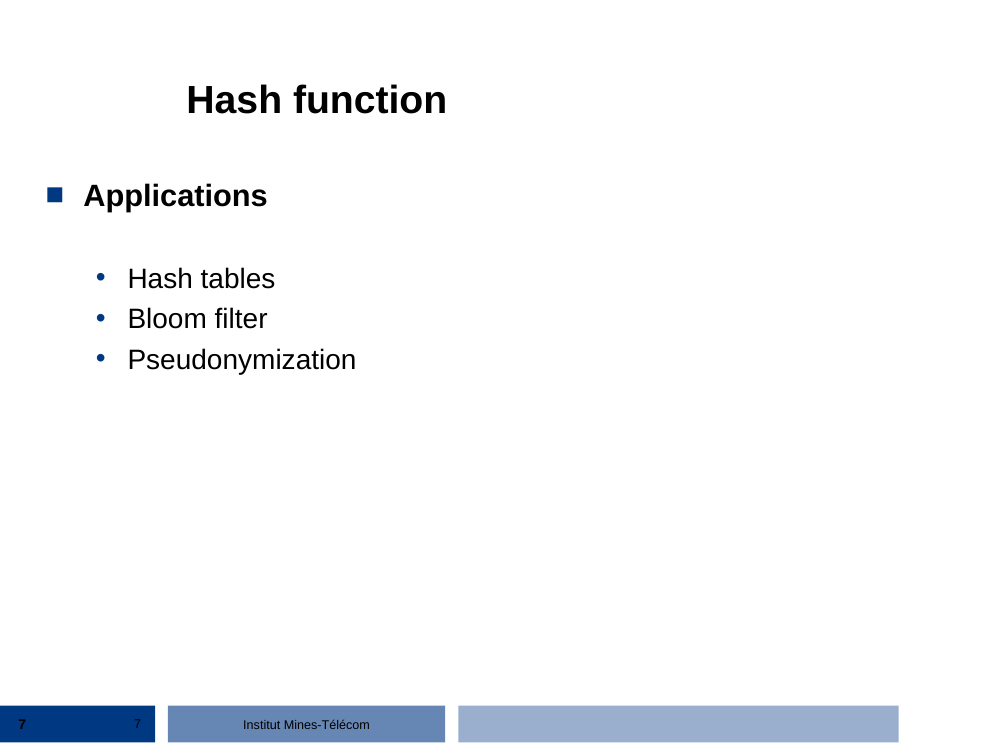
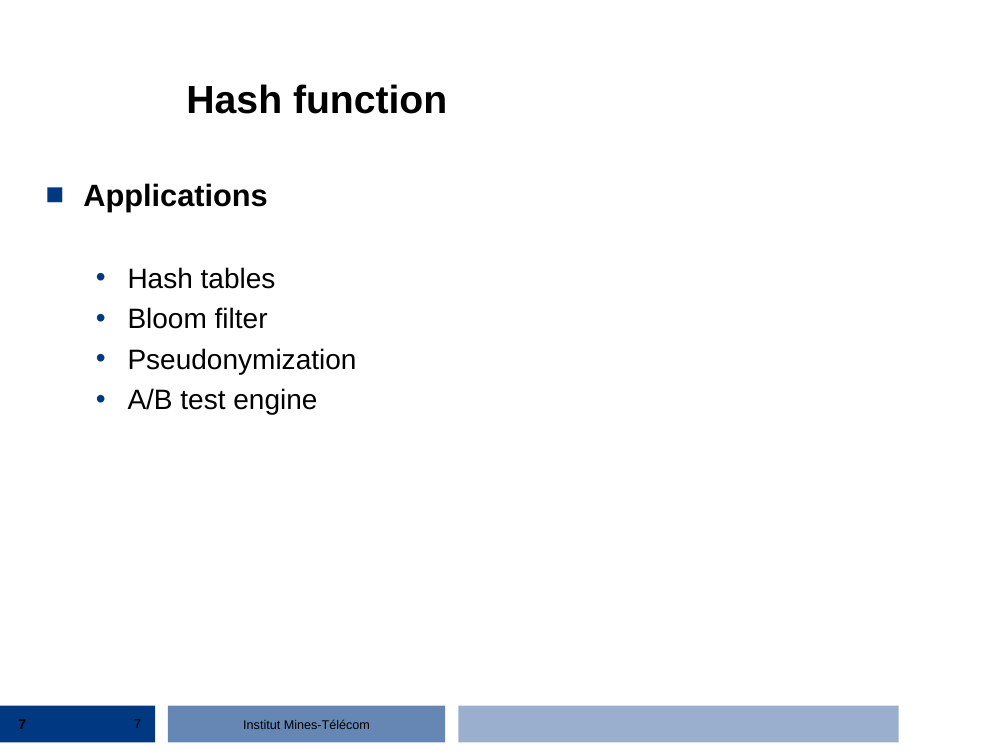
Before and after one commit to streaming-algorithms/bloom_filter, a slide deck: slide 7 of 1_bloom_filter.ppt. Drawn at 1008x756 pixels with LibreOffice and Linux fonts; fonts in the diff are those of the drawing; background and template pictures are left out. Boxes give left, top, right and bottom in pixels: in the first picture for what was removed or moved away, otherwise in the second. Text is boxed around its words. In the diff, an @@ line names an element or a change of style, - is before the commit and + after.

```diff
--- a/1_bloom_filter.ppt
+++ b/1_bloom_filter.ppt
@@ text at (x1=128, y1=388, x2=317, y2=415): paragraph added @@
+  • A/B test engine
```
Also in this commit, not shown: 1 other slide changed.
